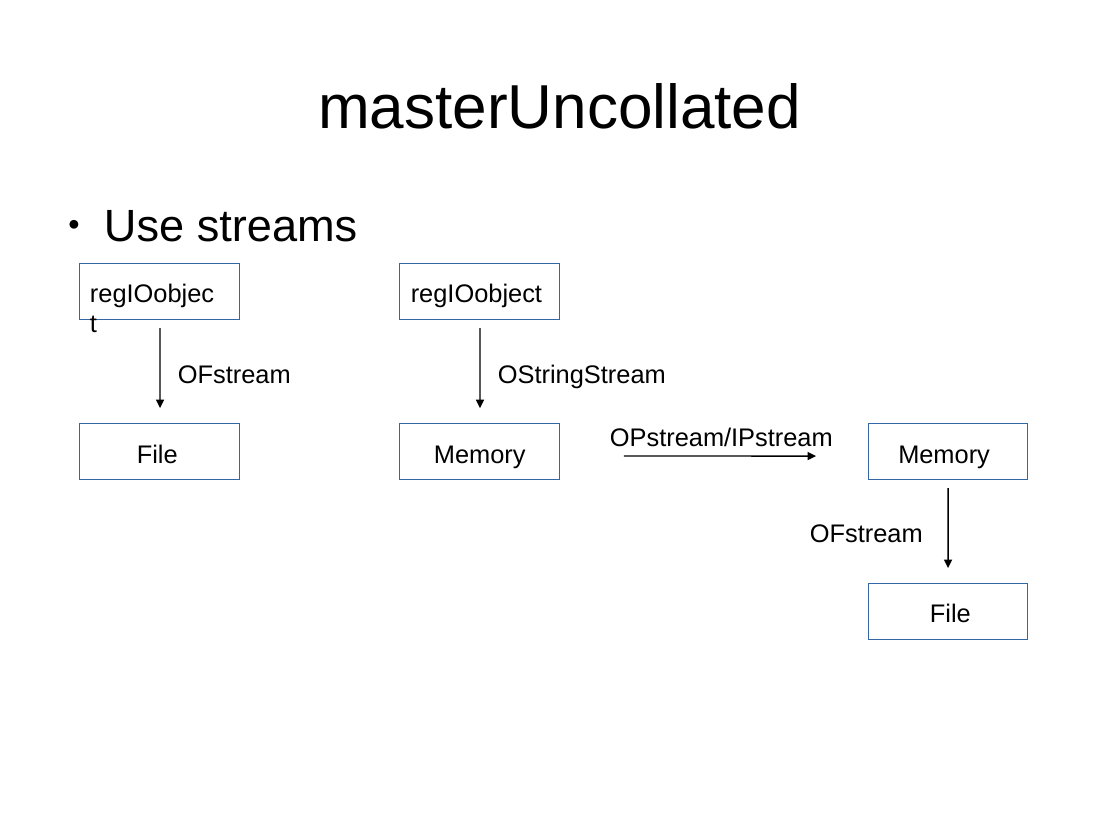
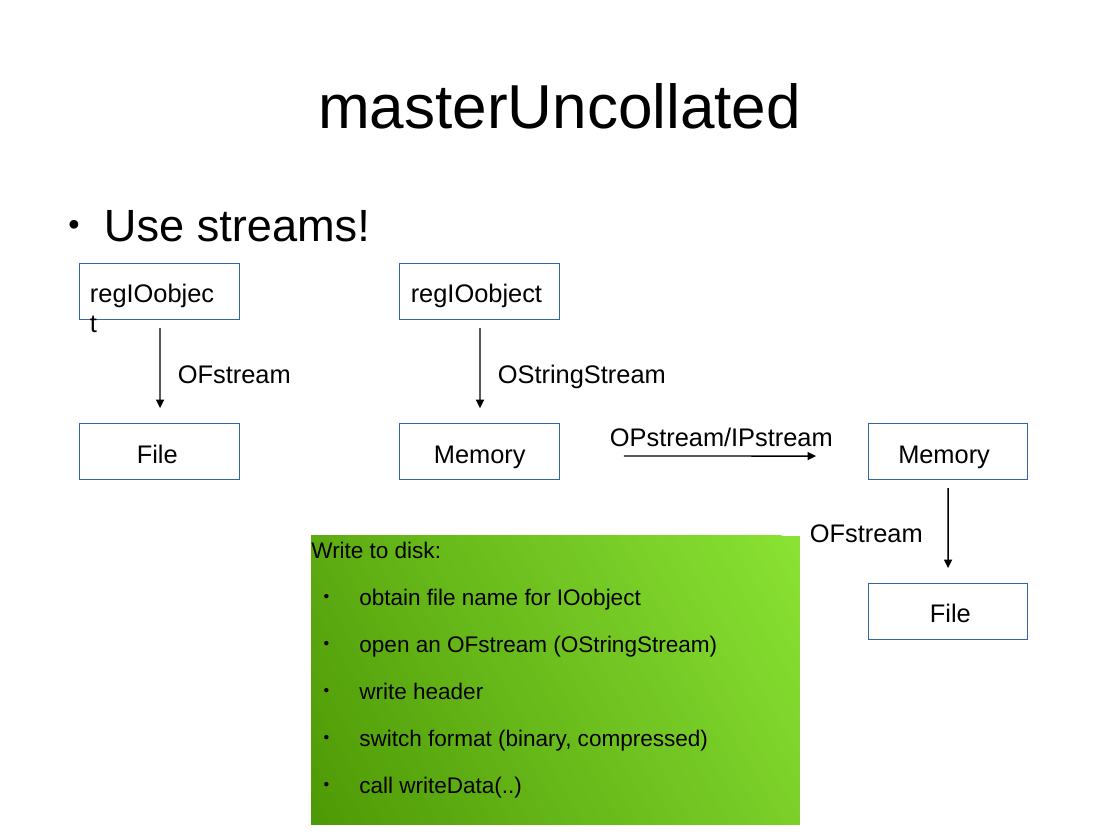
Before and after one commit to mattijsjanssens/mattijs-extensions, a slide deck: slide 10 of doc/Notes/GlobalFile_UGM2017/presentation.odp (slide 2 before the commit). Drawn at 1120x840 pixels with LibreOffice and Linux fonts; fonts in the diff are those of the drawing. Boxes give left, top, right and bottom in pixels: in the first picture for what was removed or moved away, otherwise in the second. Text is boxed around its words. In the diff, an @@ line names an element or a change of style, - is before the commit and + after.

```diff
--- a/doc/Notes/GlobalFile_UGM2017/presentation.odp
+++ b/doc/Notes/GlobalFile_UGM2017/presentation.odp
@@ text at <box>104,210,370,242</box>: text changed @@
-● Use streams
+● Use streams!
@@ text added at <box>312,536,801,824</box>, fill gradient #8AE234 to #4E9A06, 16 pt, text #000000 @@
+Write to disk:
+● obtain file name for IOobject
+● open an OFstream (OStringStream)
+● write header
+● switch format (binary, compressed)
+● call writeData(..)
```
Also in this commit, not shown: 9 slides added.
